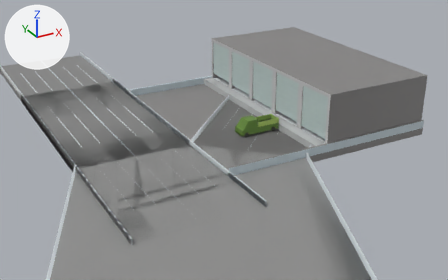
An edit to the FBX model Assets/Meshes/Road.fbx, drawn before and after from the same camera.
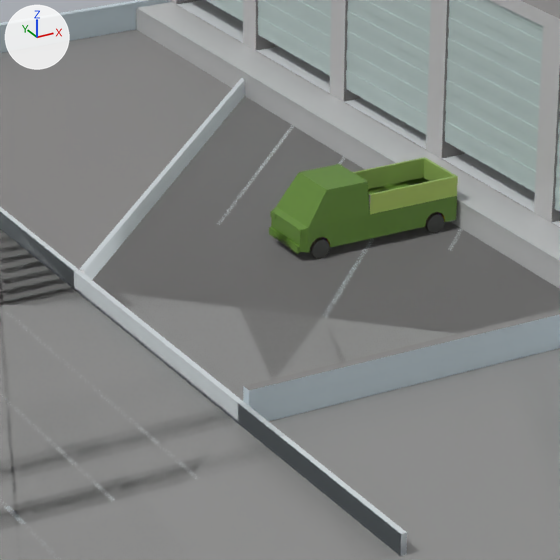
Each version appears first whole from a 50 mm lens placed at (-25.3, -50.6, 35.5), pointed at (15.1, 22.7, -1.2), and next in a close-up on the part from 38% to 68% of the width and 28% to 74% of the height. Every picture has the same lights, and +X, +Y and +Z are marked at upper left. Where no turn or scale is listed for an object, it has been applied to the vertices.

The first close-up shows 'Car', 'DeliveryZone', 'Intersection', 'Road', 'WheelBL', 'WheelFL'.
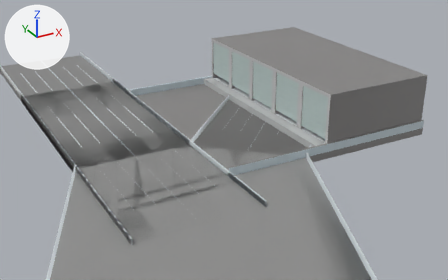
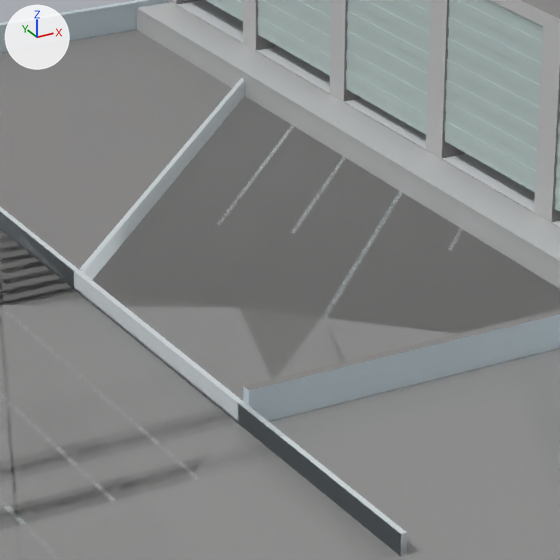
What differs and where, as boxes (x1, y1, x2, y2) in the close-ups (560 x 560 px):
'Car', deleted (green)
    before: (269, 157, 458, 254)
'WheelFL', deleted
    before: (310, 238, 330, 259)
'WheelBL', deleted
    before: (425, 213, 444, 233)

Patch to the scene script:
```diff
--- a/Assets/Meshes/Road.fbx.py
+++ b/Assets/Meshes/Road.fbx.py
@@ ob_car @@
-ob_car = bpy.data.objects.new('Car', me_cube_008)
-ob_car.location = (18.19, 18.7, 1.3)
@@ ob_wheelfl @@
-ob_wheelfl = bpy.data.objects.new('WheelFL', me_cube_005)
-ob_wheelfl.location = (15.92, 17.76, 1.32)
@@ ob_wheelbl @@
-ob_wheelbl = bpy.data.objects.new('WheelBL', me_cube_006)
-ob_wheelbl.location = (20.36, 17.76, 1.32)
```
